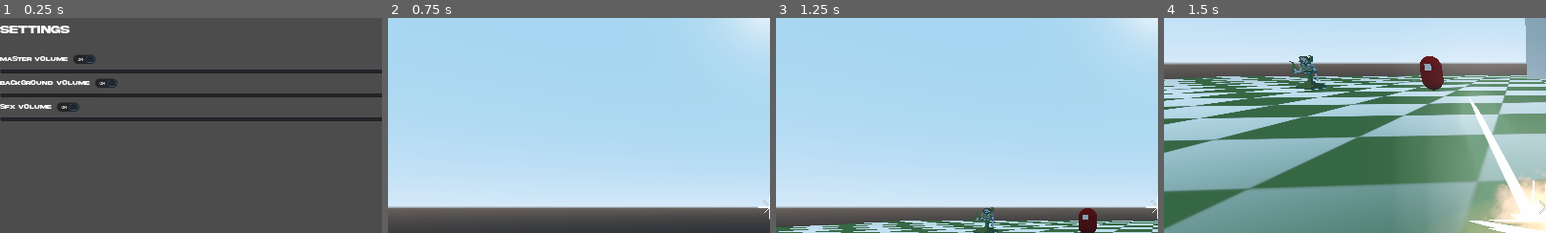
Above: before the commit, frames 1-4 (left to right).
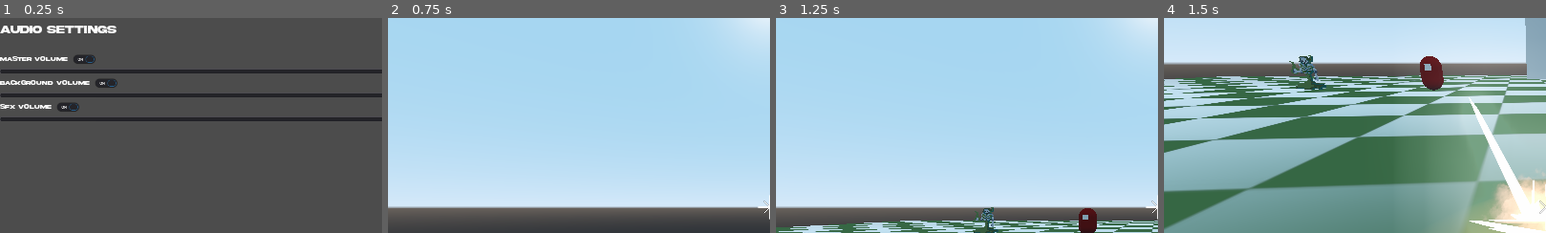
Above: after the commit, the same moments.

Repository: bramreth/WildJam31
Game: Godot game, scene res://scenes/ui/menu.tscn
Same seed, same stepped clock (60 frames per second), same inputs: the game is played once before the commit and once after it. This scene is started directly instead of the project's main scene.
Inputs (mouse positions are % of the whole screen's width and height, from its top left):
- Up to frame 1 (0.25 s): no input
- Up to frame 2 (0.75 s): click "Playground" at 0.5 s
- Up to frame 3 (1.25 s): no input
- Up to frame 4 (1.5 s): move the mouse to (55, 50) at 1.27 s; press the mouse at (55, 50) at 1.28 s; hold W (move_forward) from 1.28 s (still down)
The pictures show only the part of the screen within x 0-50%, y 6-56%; the shares and areas given below are measured in that part.

The runs differ from the first frame. In frame 1, 0.8% of the frame differs, in the area x 0-31%, y 3-8%; in frame 2, nothing differs; in frame 3, nothing differs; in frame 4, nothing differs.
Error in both runs: Invalid get index 'audio' (on base: 'Dictionary'). (res://globals/Game.gd:60)

Commit message:
updated ui flow

Diff:
--- a/globals/Scene.gd
+++ b/globals/Scene.gd
@@ -1,6 +1,6 @@
 extends Node
 
-const MAIN = "res://scenes/ui/menu.tscn"
+const MAIN_MENU = "res://scenes/ui/menu.tscn"
 const PLAYGROUND = "res://scenes/enviornments/playground.tscn"
 
 func init(scene_path:String) -> Node:
--- a/scenes/camera/PauseMenu.gd
+++ b/scenes/camera/PauseMenu.gd
@@ -42,4 +42,5 @@
 
 
 func _on_Quit_pressed():
-	get_tree().quit()
+	unpause_game()
+	Scene.change(Scene.MAIN_MENU)
--- a/scenes/ui/audio_settings.tscn
+++ b/scenes/ui/audio_settings.tscn
@@ -16,7 +16,7 @@
 margin_right = 1920.0
 margin_bottom = 63.0
 custom_fonts/font = ExtResource( 3 )
-text = "Settings
+text = "Audio Settings
 "
 
 [node name="master_volume" type="HBoxContainer" parent="."]
--- a/scenes/ui/menu.gd
+++ b/scenes/ui/menu.gd
@@ -1,4 +1,8 @@
 extends Control
+
+func _ready():
+	Input.set_mouse_mode(Input.MOUSE_MODE_VISIBLE)
+	Game.play_background_audio(Game.AUDIO_TRACK_DEFAULT)
 
 func _on_play_game_button_pressed():
 	Scene.change(Scene.PLAYGROUND)
--- a/scenes/ui/menu.tscn
+++ b/scenes/ui/menu.tscn
@@ -1,6 +1,6 @@
 [gd_scene load_steps=4 format=2]
 
-[ext_resource path="res://scenes/ui/audio_settings.tscn" type="PackedScene" id=1]
+[ext_resource path="res://scenes/ui/settings_menu.tscn" type="PackedScene" id=1]
 [ext_resource path="res://scenes/ui/menu.gd" type="Script" id=2]
 [ext_resource path="res://assets/fonts/akira_large.tres" type="DynamicFont" id=3]
 
@@ -24,10 +24,10 @@
 "_edit_use_anchors_": false
 }
 
-[node name="audio_setting" parent="." instance=ExtResource( 1 )]
+[node name="root" parent="." instance=ExtResource( 1 )]
 anchor_right = 0.0
 anchor_bottom = 0.0
 margin_top = 80.0
 margin_right = 1920.0
-margin_bottom = 323.0
+margin_bottom = 80.0
 [connection signal="pressed" from="plaground_button" to="." method="_on_play_game_button_pressed"]
--- /dev/null
+++ b/scenes/ui/settings_menu.tscn
@@ -0,0 +1,12 @@
+[gd_scene load_steps=2 format=2]
+
+[ext_resource path="res://scenes/ui/audio_settings.tscn" type="PackedScene" id=1]
+
+[node name="root" type="Control"]
+anchor_right = 1.0
+anchor_bottom = 1.0
+__meta__ = {
+"_edit_use_anchors_": false
+}
+
+[node name="audio_settings" parent="." instance=ExtResource( 1 )]
--- a/scenes/ui/splash.gd
+++ b/scenes/ui/splash.gd
@@ -19,5 +19,4 @@
 
 func _attempt_game_launch():
 	if shown_splash and Game.ready:
-		Scene.change(Scene.MAIN)
-		Game.play_background_audio(Game.AUDIO_TRACK_DEFAULT)
+		Scene.change(Scene.MAIN_MENU)
